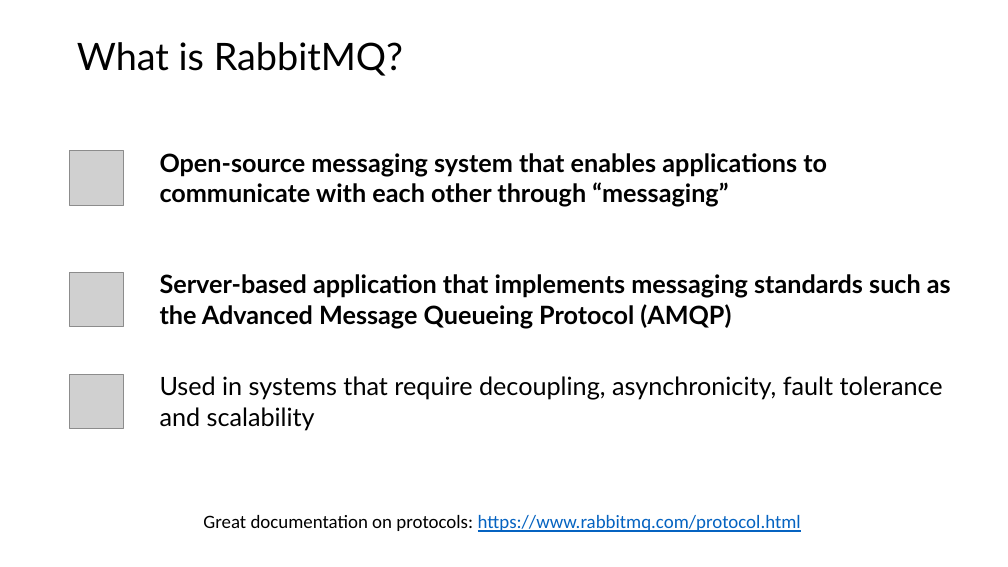
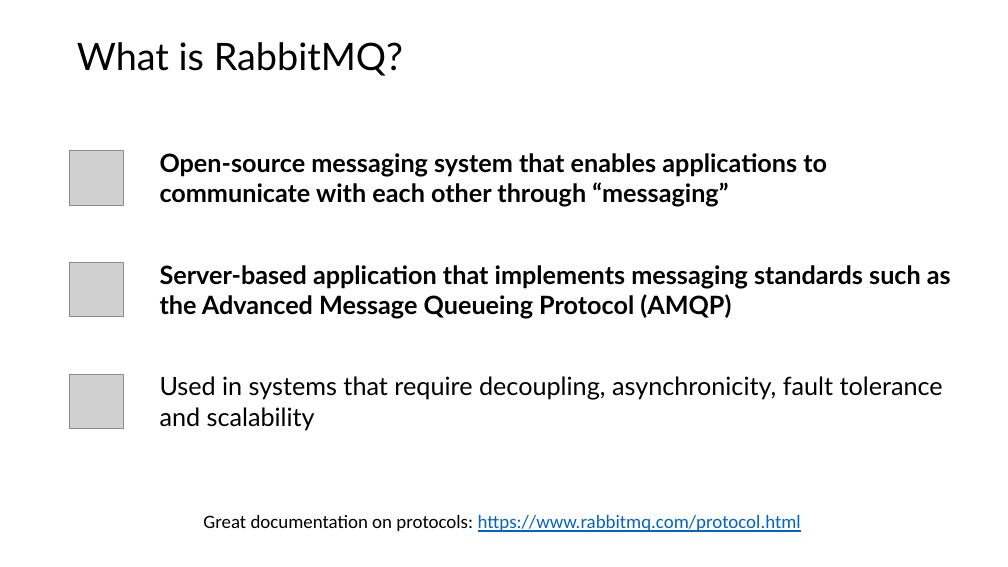
Before and after one commit to roblappcoupa/rabbitmq-presentation, a slide deck: slide 3 of Docs/RabbitMQ.pptx. Drawn at 1008x567 pixels with LibreOffice and Linux fonts; fonts in the diff are those of the drawing; grey boxes stand for pictures. Boxes give left, top, right and bottom in pixels: in the first picture for what was removed or moved away, otherwise in the second. Text is boxed around its words. In the diff, an @@ line names an element or a change of style, - is before the commit and + after.

```diff
--- a/Docs/RabbitMQ.pptx
+++ b/Docs/RabbitMQ.pptx
@@ picture: place and size @@
-picture at [70,272,124,327]
+picture at [70,262,124,317]
@@ text "Server-based application that implements messaging ...": place and size @@
-text "Server-based application that implements messaging ..." at [160,274,951,328]
+text "Server-based application that implements messaging ..." at [160,265,951,319]
```
Also in this commit, not shown: 1 other slide changed.
